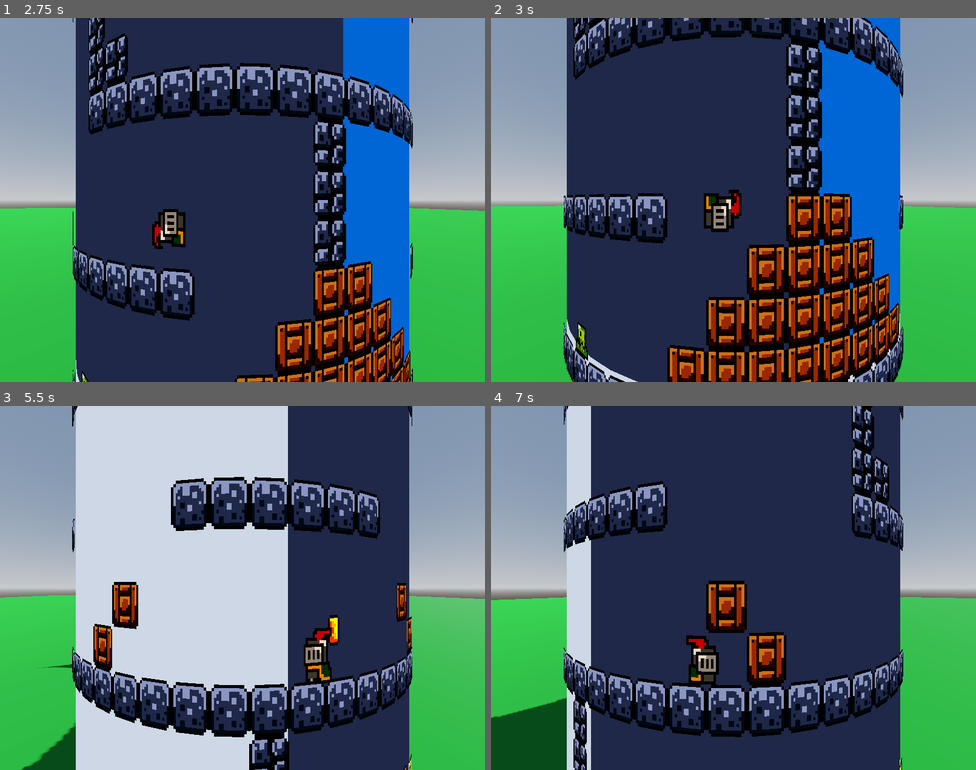
Above: before the commit, frames 1-4 (two rows, left to right).
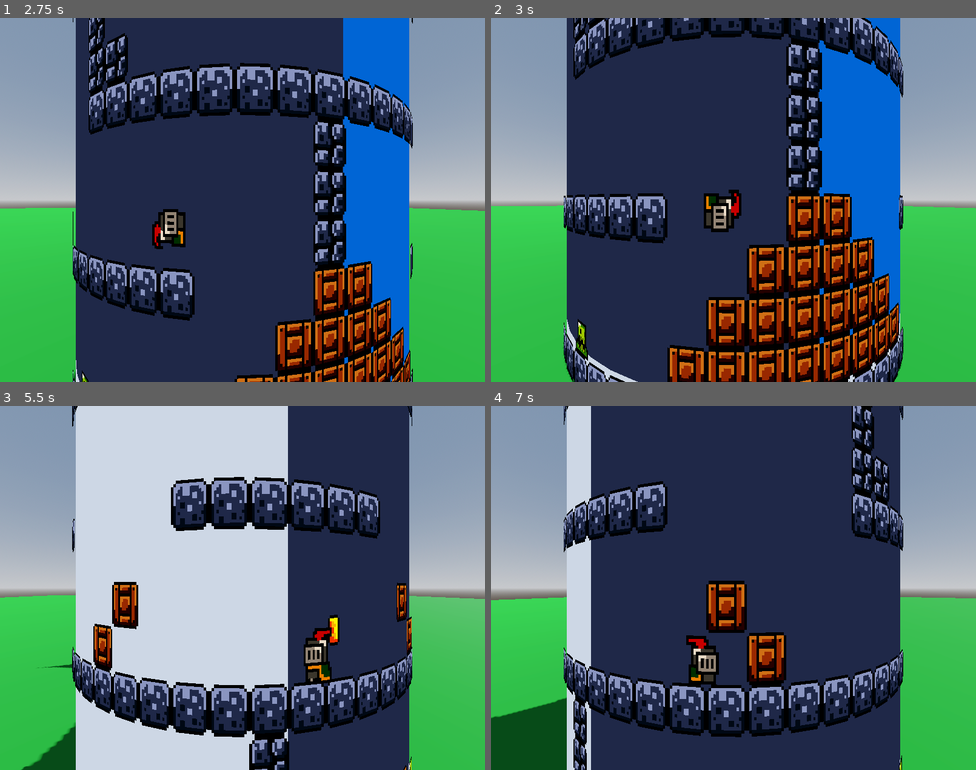
Above: after the commit, the same moments.

Repository: valentecaio/papoilas_fairy_rescue
Game: Godot game, scene res://scenes/world_3d.tscn
The game is run twice, just before and just after one commit, with the same random seed, the same clock (stepped at 60 frames per second) and the same inputs.
Inputs:
- Up to frame 1 (2.75 s): hold D (move_right) 0.53-1.28 s; tap Space (jump) at 0.6, 0.77, 1.07, 1.35, 1.52, 1.82, 2.1 s; hold A (move_left) 1.28-2.03 s; hold D (move_right) from 2.03 s (still down)
- Up to frame 2 (3 s): keep holding D (move_right); tap Space (jump) at 2.85 s
- Up to frame 3 (5.5 s): tap Space (jump) at 3.02, 3.32, 3.6, 3.77, 4.07, 4.35, 4.52, 4.82, 5.1 s; release D (move_right) at 3.53 s; hold A (move_left) from 3.53 s (still down)
- Up to frame 4 (7 s): release A (move_left) at 5.78 s; hold D (move_right) from 5.78 s (still down); tap Space (jump) at 5.85, 6.02, 6.32, 6.6, 6.77 s

Frame 1 is identical in both runs. In frame 2, less than 0.1% of the frame differs, in the area x 17-20%, y 82-91%; in frame 3, less than 0.1%; in frame 4, less than 0.1%.

Commit message:
player can kill slimes

Diff:
--- a/project.godot
+++ b/project.godot
@@ -52,6 +52,13 @@
 ]
 }
 
+[layer_names]
+
+2d_physics/layer_1="stage"
+2d_physics/layer_2="player"
+2d_physics/layer_3="killzones"
+2d_physics/layer_9="jumpzones"
+
 [rendering]
 
 textures/canvas_textures/default_texture_filter=0
--- a/scenes/enemy.tscn
+++ b/scenes/enemy.tscn
@@ -42,15 +42,29 @@
 [sub_resource type="RectangleShape2D" id="RectangleShape2D_2vwu4"]
 size = Vector2(12, 13)
 
+[sub_resource type="RectangleShape2D" id="RectangleShape2D_u71ef"]
+size = Vector2(10, 2)
+
 [node name="Slime" type="Node2D"]
 
 [node name="AnimatedSprite2D" type="AnimatedSprite2D" parent="."]
 sprite_frames = SubResource("SpriteFrames_t2xfh")
 autoplay = "default"
-frame_progress = 0.705069
 
 [node name="Killzone" parent="." instance=ExtResource("2_1d2t4")]
+collision_mask = 0
 
 [node name="CollisionShape2D" type="CollisionShape2D" parent="Killzone"]
 position = Vector2(0, 5.5)
 shape = SubResource("RectangleShape2D_2vwu4")
+debug_color = Color(0.996078, 0, 0, 0.337255)
+
+[node name="Jumpzone" type="Area2D" parent="."]
+collision_layer = 256
+
+[node name="CollisionShape2D" type="CollisionShape2D" parent="Jumpzone"]
+position = Vector2(0, -1)
+shape = SubResource("RectangleShape2D_u71ef")
+debug_color = Color(0, 0.637695, 0.388693, 0.42)
+
+[connection signal="body_entered" from="Jumpzone" to="." method="_on_jumpzone_body_entered"]
--- a/scenes/killzone.tscn
+++ b/scenes/killzone.tscn
@@ -3,6 +3,7 @@
 [ext_resource type="Script" path="res://scripts/killzone.gd" id="1_567s7"]
 
 [node name="Killzone" type="Area2D"]
+collision_layer = 4
 collision_mask = 2
 script = ExtResource("1_567s7")
 
--- a/scenes/slime.tscn
+++ b/scenes/slime.tscn
@@ -41,7 +41,10 @@
 }]
 
 [sub_resource type="RectangleShape2D" id="RectangleShape2D_2vwu4"]
-size = Vector2(12, 13)
+size = Vector2(12, 12)
+
+[sub_resource type="RectangleShape2D" id="RectangleShape2D_6bfae"]
+size = Vector2(10, 2)
 
 [node name="Slime" type="Node2D"]
 script = ExtResource("1_qvk4j")
@@ -49,13 +52,13 @@
 [node name="AnimatedSprite2D" type="AnimatedSprite2D" parent="."]
 sprite_frames = SubResource("SpriteFrames_t2xfh")
 autoplay = "default"
-frame_progress = 0.426659
 
 [node name="Killzone" parent="." instance=ExtResource("2_qt64a")]
 
 [node name="CollisionShape2D" type="CollisionShape2D" parent="Killzone"]
-position = Vector2(0, 5.5)
+position = Vector2(0, 6)
 shape = SubResource("RectangleShape2D_2vwu4")
+debug_color = Color(0.997755, 0, 0.158764, 0.42)
 
 [node name="RayCast2DRight" type="RayCast2D" parent="."]
 position = Vector2(0, 6)
@@ -64,3 +67,12 @@
 [node name="RayCast2DLeft" type="RayCast2D" parent="."]
 position = Vector2(0, 6)
 target_position = Vector2(-7, 0)
+
+[node name="Jumpzone" type="Area2D" parent="."]
+collision_layer = 256
+collision_mask = 2
+
+[node name="CollisionShape2D" type="CollisionShape2D" parent="Jumpzone"]
+position = Vector2(0, -3)
+shape = SubResource("RectangleShape2D_6bfae")
+debug_color = Color(0, 0.637695, 0.388693, 0.42)
--- a/scripts/coin.gd
+++ b/scripts/coin.gd
@@ -3,6 +3,6 @@
 @onready var game_manager = %GameManager
 @onready var animation_player = $AnimationPlayer
 
-func _on_body_entered(body):
-  animation_player.play("pickup")
-  game_manager.add_point()
+func _on_body_entered(_body):
+    animation_player.play("pickup")
+    game_manager.add_point()
--- a/scripts/player.gd
+++ b/scripts/player.gd
@@ -1,53 +1,59 @@
 extends CharacterBody2D
 
 
-const SPEED = 130.0
-const JUMP_VELOCITY = -300.0
+@export var speed = 130.0
+@export var jump_velocity = -300.0
 
 # Get the gravity from the project settings to be synced with RigidBody nodes.
 var gravity = ProjectSettings.get_setting("physics/2d/default_gravity")
 
 @onready var animated_sprite_2d:   AnimatedSprite2D = $AnimatedSprite2D
 @onready var animated_sprite_2d_2: AnimatedSprite2D = $AnimatedSprite2D2
+var animated_sprites: Array[AnimatedSprite2D]
+
+func _ready():
+  animated_sprites = [animated_sprite_2d, animated_sprite_2d_2]
+
 
 func _physics_process(delta):
-  # gravity.
+  # gravity
   if not is_on_floor():
     velocity.y += gravity * delta
 
   # jump
   if Input.is_action_just_pressed("jump") and is_on_floor():
-    velocity.y = JUMP_VELOCITY
+    velocity.y = jump_velocity
 
   # 0 idle, 1 moving right, -1 moving left
   var direction = Input.get_axis("move_left", "move_right")
 
   # move left/right (and flip animation)
   if direction:
-    animated_sprite_2d.flip_h = direction < 0
-    animated_sprite_2d_2.flip_h = direction < 0
-    velocity.x = direction * SPEED
+    for sprite in animated_sprites:
+      sprite.flip_h = direction < 0
+    velocity.x = direction * speed
   else:
-    velocity.x = move_toward(velocity.x, 0, SPEED)
+    velocity.x = move_toward(velocity.x, 0, speed)
 
   # animation
   if is_on_floor():
-    if direction == 0:
-      animated_sprite_2d.play("idle")
-      animated_sprite_2d_2.play("idle")
+    if direction:
+      for sprite in animated_sprites: sprite.play("run")
     else:
-      animated_sprite_2d.play("run")
-      animated_sprite_2d_2.play("run")
+      for sprite in animated_sprites: sprite.play("idle")
   else:
-    animated_sprite_2d.play("jump")
-    animated_sprite_2d_2.play("jump")
+    for sprite in animated_sprites: sprite.play("jump")
 
   move_and_slide()
 
   var stage_w = 1024
-  var threshold = 10 + stage_w/2
+  var threshold = 10 + stage_w/2.0
   if (position.x > threshold):
     position.x -= stage_w
 
   if (position.x < -threshold):
     position.x += stage_w
+
+# bump when jumping on an enemy
+func bump():
+  velocity.y = 0.75 * jump_velocity
--- a/scripts/slime.gd
+++ b/scripts/slime.gd
@@ -1,19 +1,32 @@
 extends Node2D
 
-const SPEED = 60
-
-var direction = 1
+@export var speed := 60
+var direction := 1
 
 @onready var animated_sprite_2d = $AnimatedSprite2D
 @onready var ray_cast_2d_right = $RayCast2DRight
 @onready var ray_cast_2d_left = $RayCast2DLeft
+@onready var jumpzone = $Jumpzone
+@onready var killzone = $Killzone
 
-# Called every frame. 'delta' is the elapsed time since the previous frame.
+
+func _ready():
+    jumpzone.body_entered.connect(_on_jumpzone_body_entered)
+
+
 func _process(delta):
-  if ray_cast_2d_right.is_colliding():
-    direction = -1
-    animated_sprite_2d.flip_h = true
-  if ray_cast_2d_left.is_colliding():
-    direction = 1
-    animated_sprite_2d.flip_h = false
-  position.x += direction * SPEED * delta
+    if ray_cast_2d_right.is_colliding():
+        direction = -1
+        animated_sprite_2d.flip_h = true
+    if ray_cast_2d_left.is_colliding():
+        direction = 1
+        animated_sprite_2d.flip_h = false
+    position.x += direction * speed * delta
+
+
+func _on_jumpzone_body_entered(body):
+    print("_on_jumpzone_body_entered ")
+
+    body.bump()
+    # TODO: play death animation
+    queue_free()
--- a/scripts/stage_2d.gd
+++ b/scripts/stage_2d.gd
@@ -4,5 +4,5 @@
 
 signal player_position_changed(cur_player_pos)
 
-func _process(delta):
-    emit_signal("player_position_changed", player.position)
+func _process(_delta):
+    player_position_changed.emit(player.position)
Not shown: 1 places in scenes/enemy.tscn that only renumber resources
Not shown: 1 places in scenes/player.tscn that only renumber resources
Not shown: 1 places in scenes/slime.tscn that only renumber resources
Not shown: 1 places in scenes/stage_2d.tscn that only renumber resources
Not shown: 1 places in scenes/world_3d.tscn that only renumber resources
